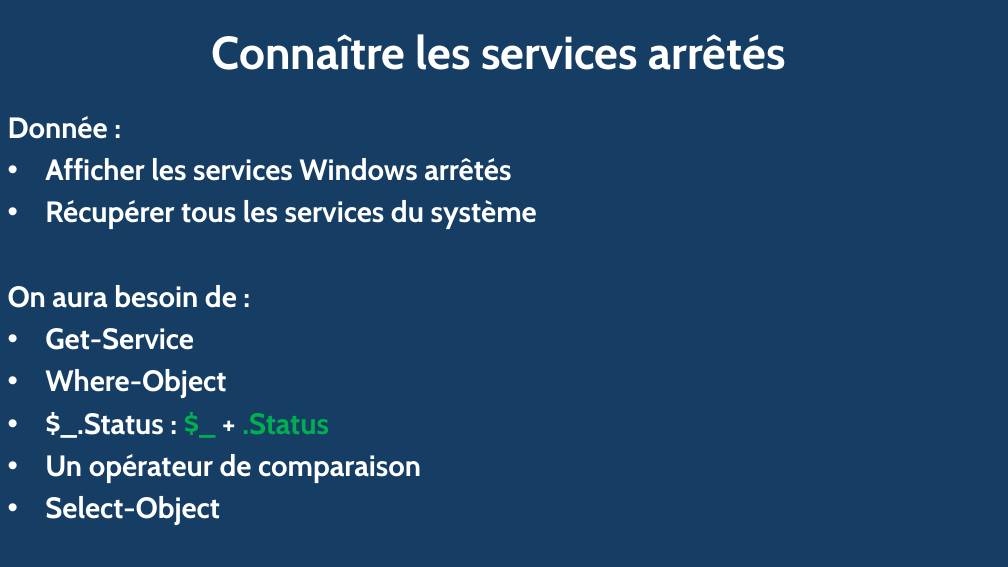
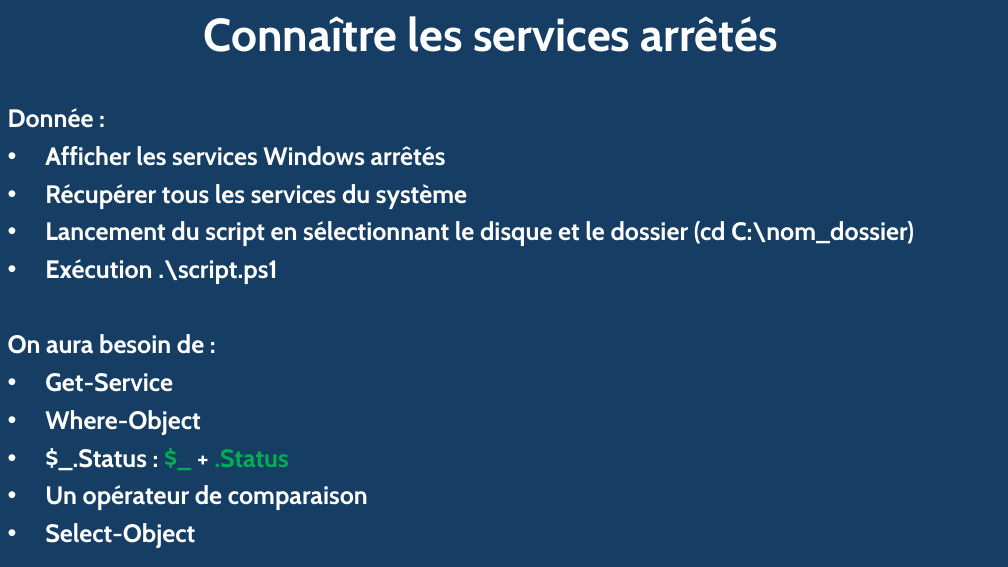
Before and after one commit to yyl05/PowerShell_MA-18, a slide deck: slide 3 of Administration_serveur/Exercices/PowerPoint PowerShell.pptx (slide 2 before the commit). Drawn at 1008x567 pixels with LibreOffice and Linux fonts; fonts in the diff are those of the drawing. Boxes give left, top, right and bottom in pixels: in the first picture for what was removed or moved away, otherwise in the second. Text is boxed around its words. In the diff, an @@ line names an element or a change of style, - is before the commit and + after.

```diff
--- a/Administration_serveur/Exercices/PowerPoint PowerShell.pptx
+++ b/Administration_serveur/Exercices/PowerPoint PowerShell.pptx
@@ title "Connaître les services arrêtés": place and size @@
-title "Connaître les services arrêtés" at (211, 34, 786, 70)
+title "Connaître les services arrêtés" at (204, 16, 778, 52)
@@ text "Donnée :": place and size @@
-text "Donnée :" at (8, 116, 537, 525)
+text "Donnée :" at (8, 108, 914, 548)
@@ text at (8, 108, 467, 548): size 28 to 24 pt in "Donnée :", "Afficher les services Windows arrêtés", "Récupérer tous les services du système", "On aura besoin de :" and 5 more places @@
@@ text at (45, 221, 914, 284): paragraphs added @@
+• Lancement du script en sélectionnant le disque et le dossier (cd C:\nom_dossier)
+• Exécution .\script.ps1
```
Also in this commit, not shown: 5 other slides changed, 2 slides added.
